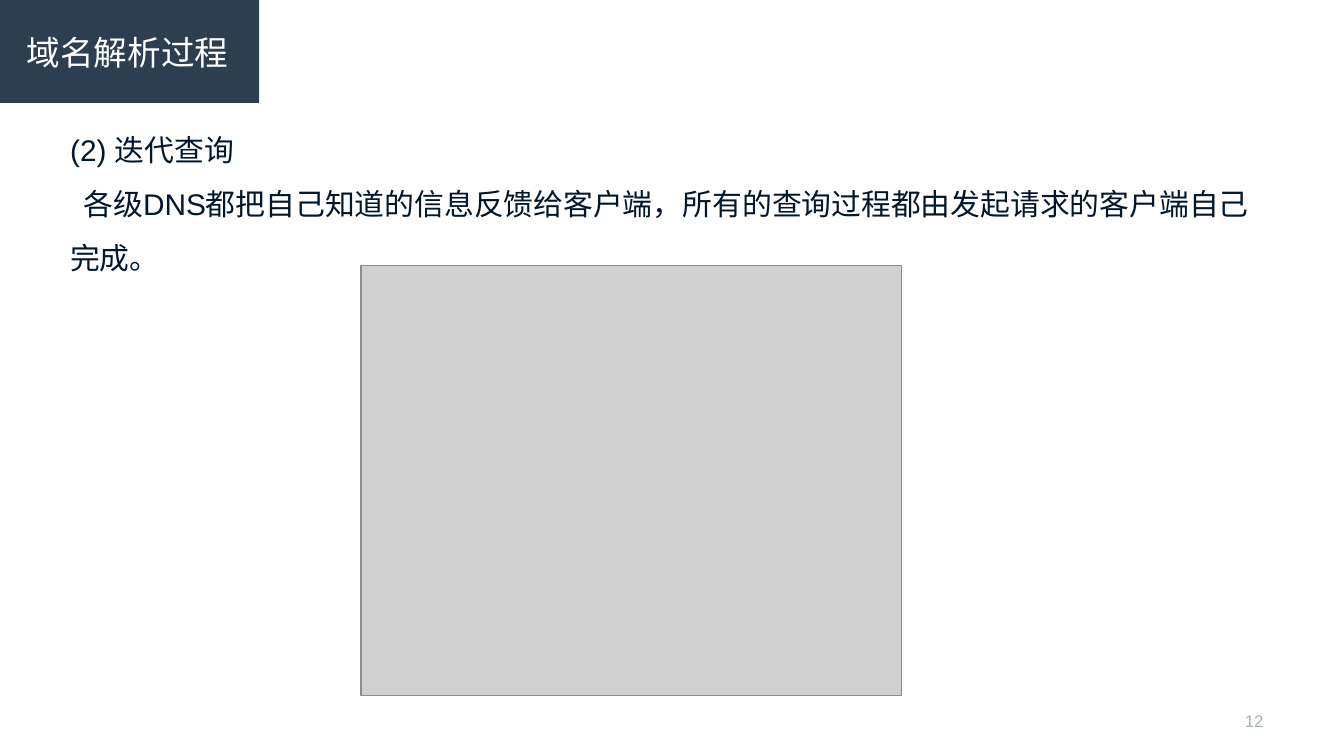
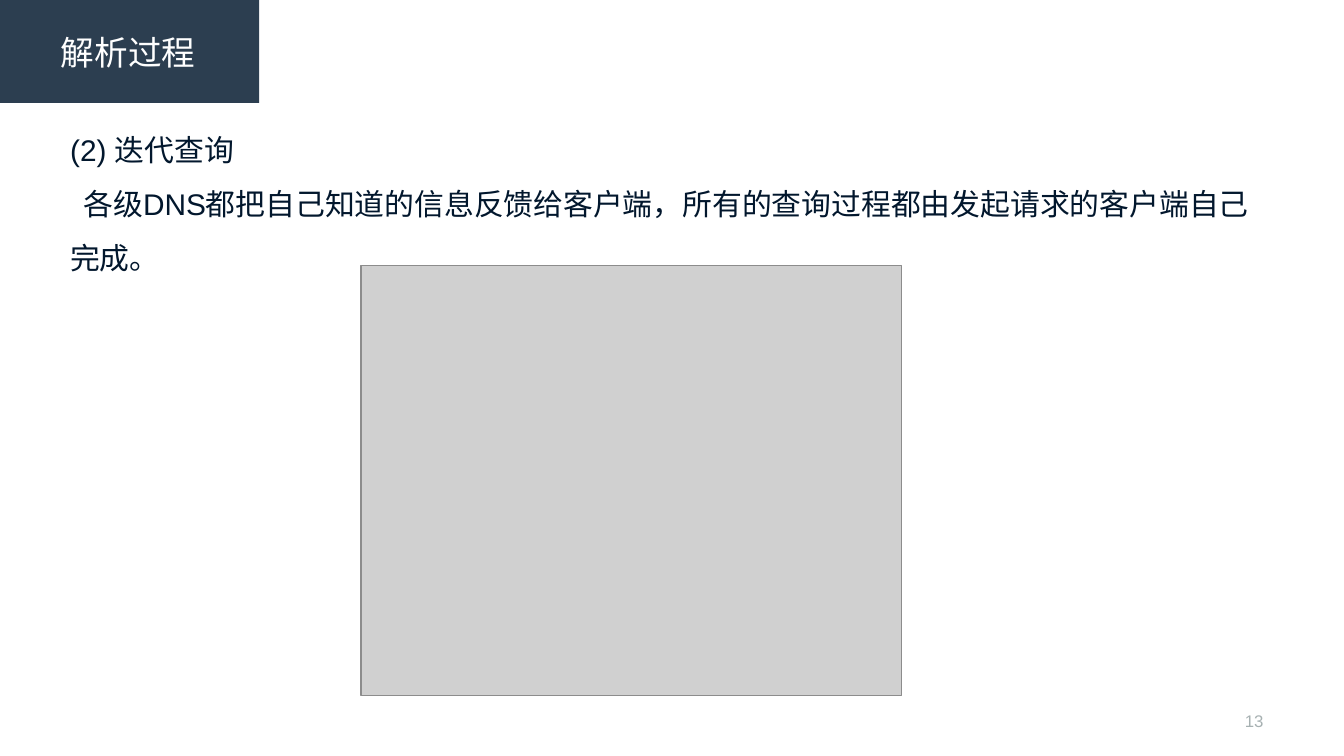
Before and after one commit to R-Lin/Simple_scripts, a slide deck: slide 13 of dns.ppt (slide 12 before the commit). Drawn at 1344x756 pixels with LibreOffice and Linux fonts; fonts in the diff are those of the drawing; grey boxes stand for pictures. Boxes give left, top, right and bottom in pixels: in the first picture for what was removed or moved away, otherwise in the second. Text is boxed around its words. In the diff, an @@ line names an element or a change of style, - is before the commit and + after.

```diff
--- a/dns.ppt
+++ b/dns.ppt
@@ text in rectangle at [61, 36, 195, 68]: text changed @@
-域名解析过程
+解析过程
@@ page number at [1245, 715, 1264, 727]: text changed @@
-12
+13
```
Also in this commit, not shown: 9 other slides changed, 11 slides added, 5 slides removed.
